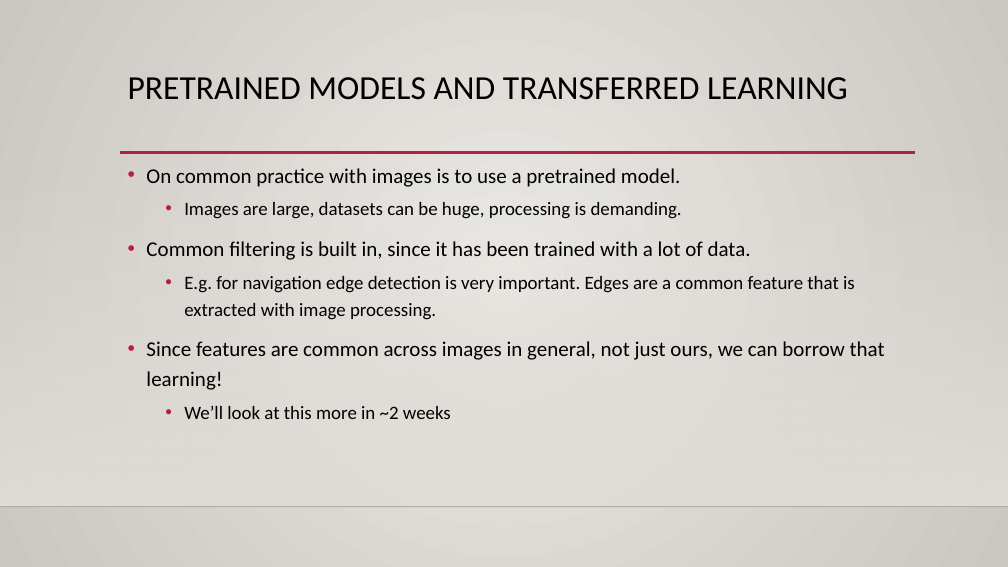
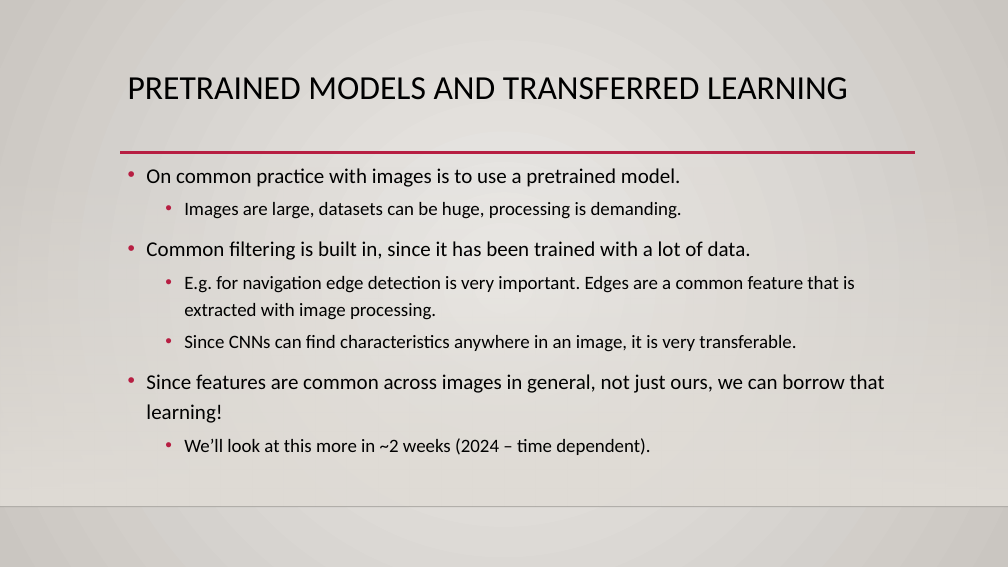
Before and after one commit to calvint13/Intro_to_Machine_Learning_Student_Workbooks, a slide deck: slide 37 of reference_content/Slides/images_cnn.pptx (slide 33 before the commit). Drawn at 1008x567 pixels with LibreOffice and Linux fonts; fonts in the diff are those of the drawing; background and template pictures are left out. Boxes give left, top, right and bottom in pixels: in the first picture for what was removed or moved away, otherwise in the second. Text is boxed around its words. In the diff, an @@ line names an element or a change of style, - is before the commit and + after.

```diff
--- a/reference_content/Slides/images_cnn.pptx
+++ b/reference_content/Slides/images_cnn.pptx
@@ text at box(184, 335, 796, 352): paragraph added @@
+  • Since CNNs can find characteristics anywhere in an image, it is very transferable.
@@ text at box(184, 438, 650, 455): text changed @@
-  • We’ll look at this more in ~2 weeks
+  • We’ll look at this more in ~2 weeks (2024 – time dependent).
```
Also in this commit, not shown: 4 other slides changed, 4 slides added, 1 other file.
